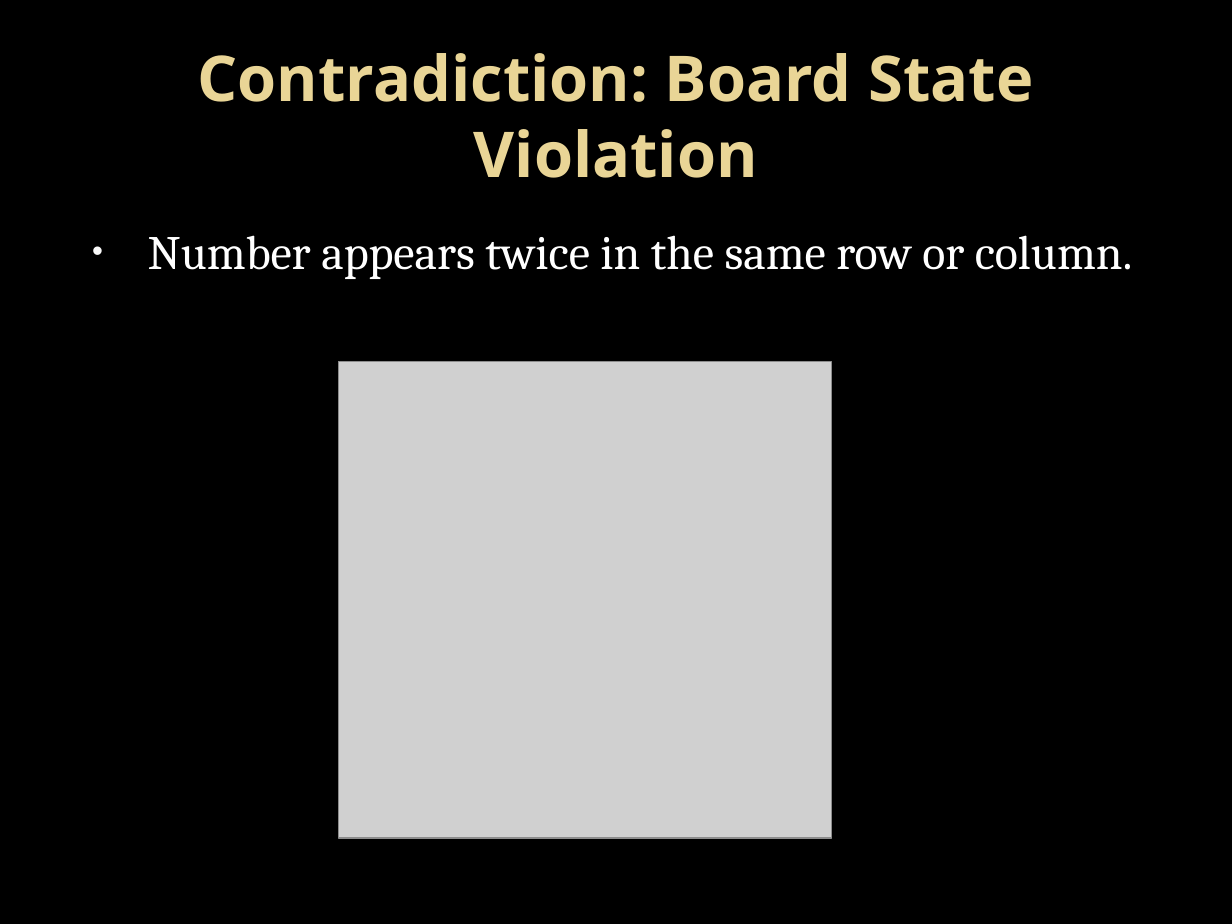
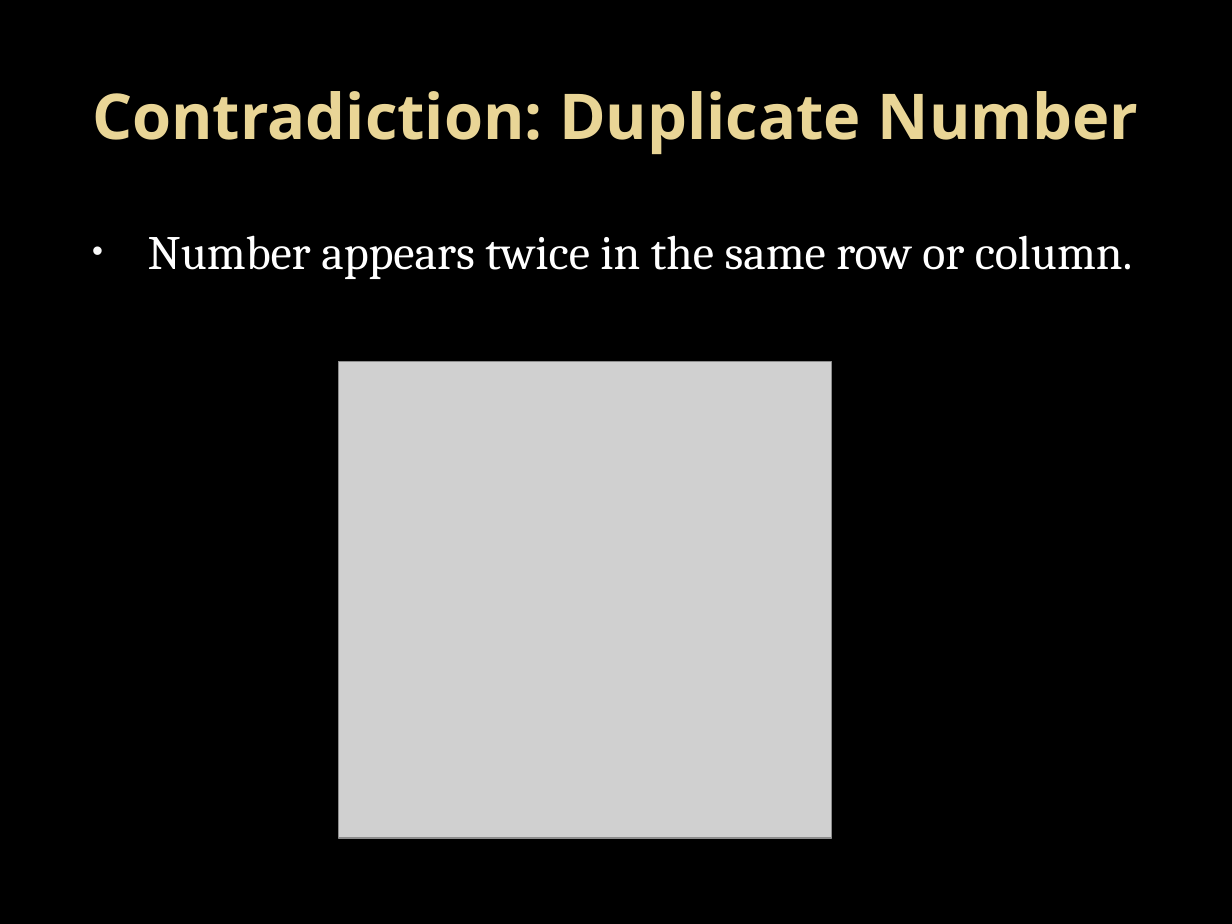
Before and after one commit to Bram28/LEGUP, a slide deck: slide 12 of misc/Rules/Skyscrapers.pptx (slide 8 before the commit). Drawn at 1232x924 pixels with LibreOffice and Linux fonts; fonts in the diff are those of the drawing; grey boxes stand for pictures; background and template pictures are left out. Boxes give left, top, right and bottom in pixels: in the first picture for what was removed or moved away, otherwise in the second. Text is boxed around its words. In the diff, an @@ line names an element or a change of style, - is before the commit and + after.

```diff
--- a/misc/Rules/Skyscrapers.pptx
+++ b/misc/Rules/Skyscrapers.pptx
@@ title at [92, 91, 1139, 154]: text changed @@
-Contradiction: Board State Violation
+Contradiction: Duplicate Number
```
Also in this commit, not shown: 8 other slides changed, 6 slides added, 2 slides removed, 4 other files.
